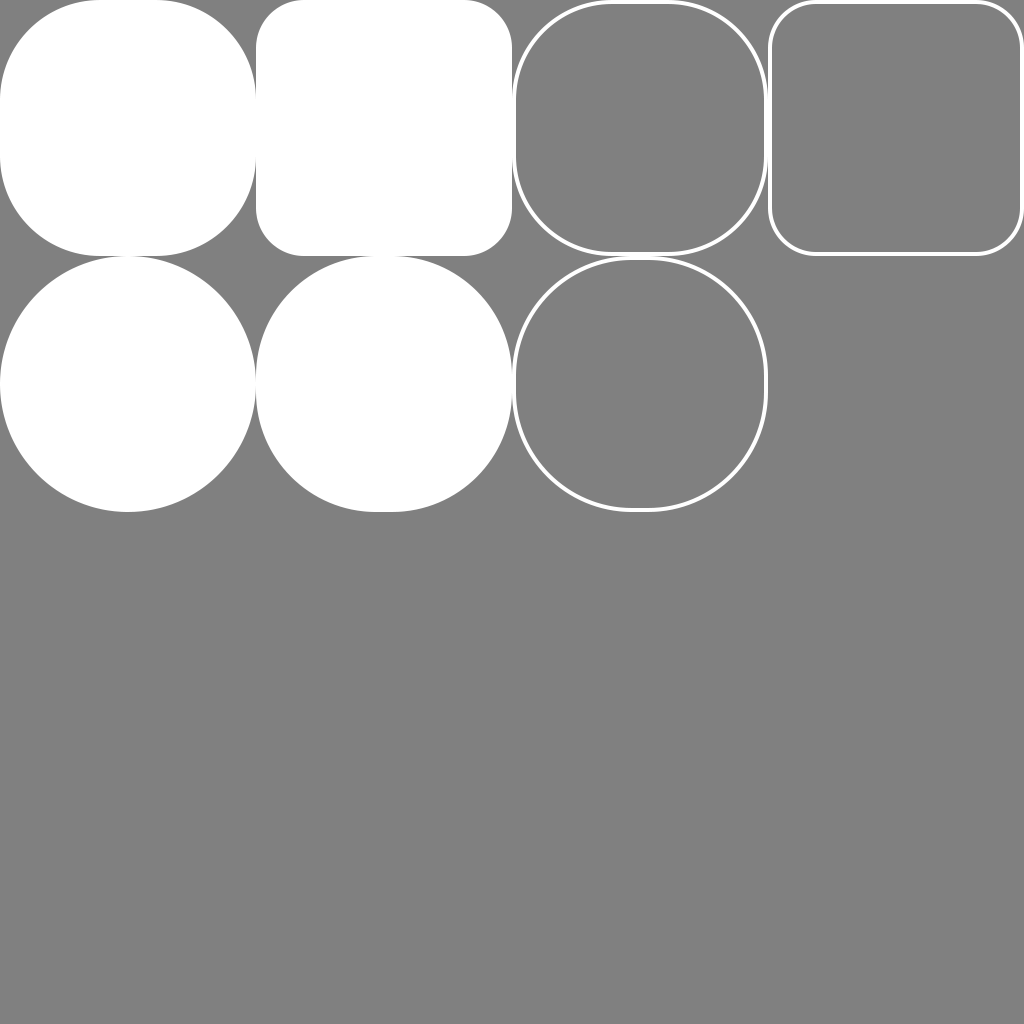
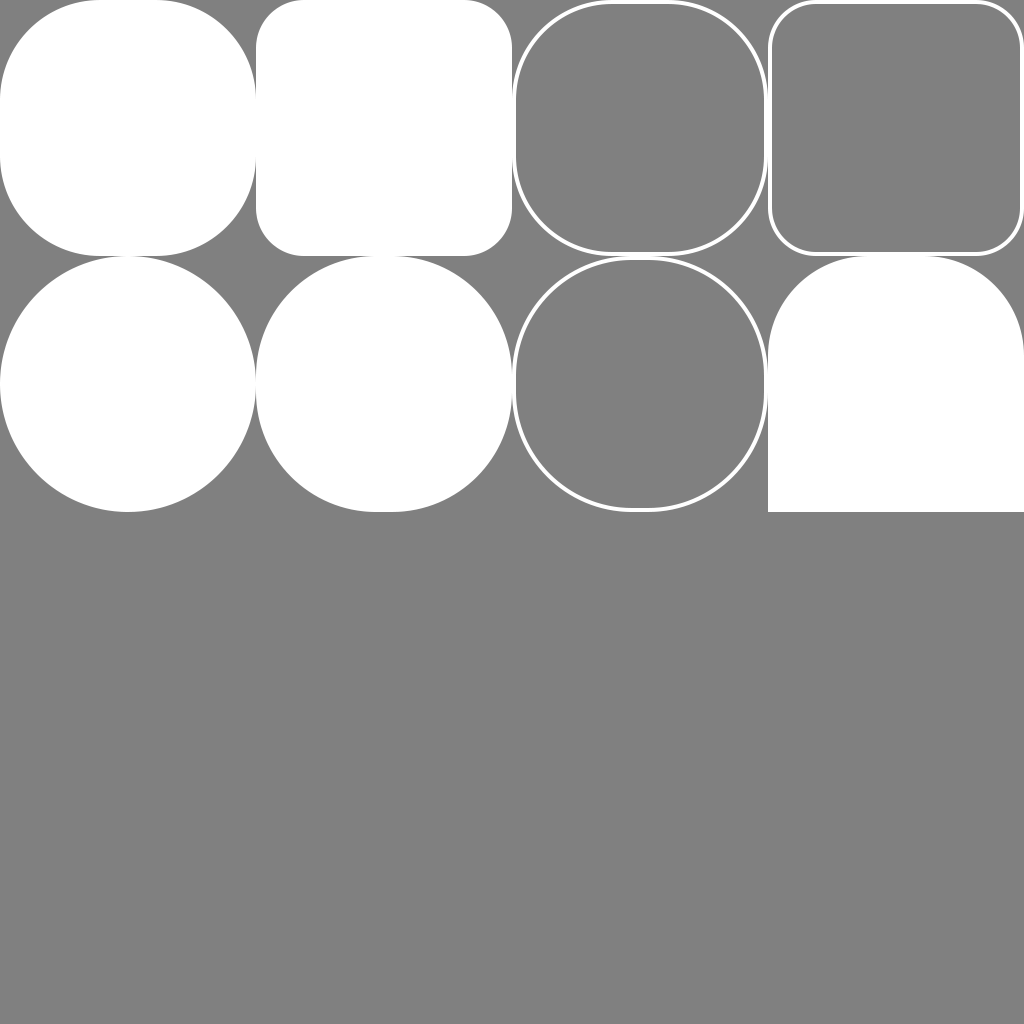
Comparing the layer stacks of the two (1024, 1024) images. Changes:
added layer "Rechthoek 1" above "Rounded Rectangle 1" over left=768, top=256, right=1024, bottom=512
